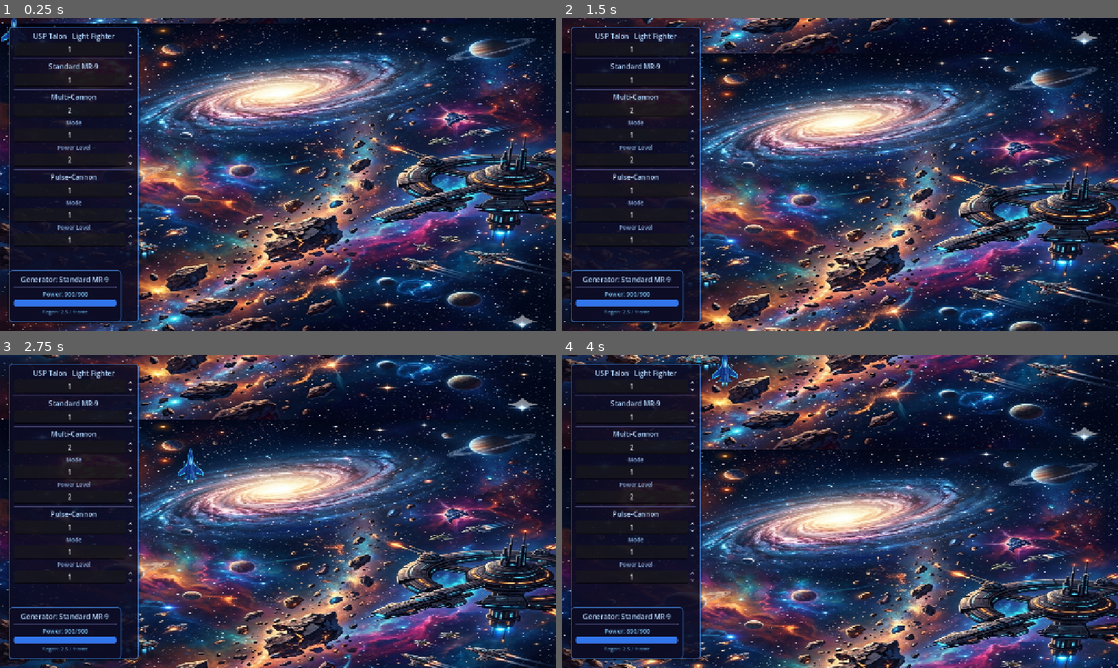
Above: before the commit, frames 1-4 (two rows, left to right).
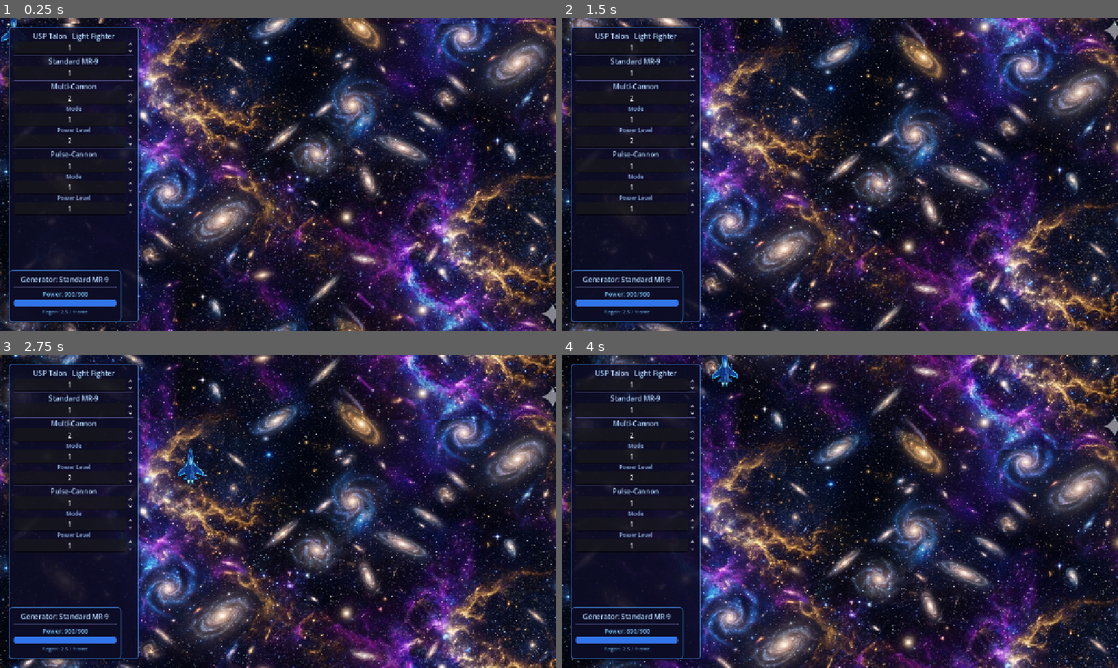
Above: after the commit, the same moments.

Repository: boryspimpek/Galaxid
Game: Godot game, scene res://scenes/world/World.tscn
Two runs of this game, one before a commit and one after it. Both use one fixed random seed, a clock stepped at 60 frames per second and the inputs below.
Inputs:
- Up to frame 1 (0.25 s): no input
- Up to frame 2 (1.5 s): tap Enter (ui_accept) at 0.5, 0.77 s; hold Right (ui_right) 0.53-1.28 s; hold Down (ui_down) from 1.28 s (still down)
- Up to frame 3 (2.75 s): tap Enter (ui_accept) at 1.52 s; release Down (ui_down) at 2.03 s; hold Right (ui_right) from 2.03 s (still down)
- Up to frame 4 (4 s): release Right (ui_right) at 2.78 s; hold Up (ui_up) 2.78-3.53 s; tap Enter (ui_accept) at 3.02, 3.77 s; hold Left (ui_left) from 3.53 s (still down)

The runs differ from the first frame. In frame 1, 64% of the frame differs, in the area x 0-100%, y 0-100%; in frame 2, 64%; in frame 3, 64%; in frame 4, 64%.

Commit message:
background

Diff:
--- a/scenes/ui/PlayerConfigUI.tscn
+++ b/scenes/ui/PlayerConfigUI.tscn
@@ -1,6 +1,6 @@
 [gd_scene format=3 uid="uid://b8vqx4tqi0fke"]
 
-[ext_resource type="Script" path="res://scenes/ui/PlayerConfigUI.gd" id="1_8j8y8" uid="uid://c2f573g2ohek7"]
+[ext_resource type="Script" uid="uid://c2f573g2ohek7" path="res://scenes/ui/PlayerConfigUI.gd" id="1_8j8y8"]
 
 [sub_resource type="StyleBoxFlat" id="StyleBoxFlat_bg"]
 content_margin_left = 12.0
@@ -12,7 +12,7 @@
 border_width_top = 2
 border_width_right = 2
 border_width_bottom = 2
-border_color = Color(0.3, 0.6, 1.0, 0.6)
+border_color = Color(0.3, 0.6, 1, 0.6)
 corner_radius_top_left = 8
 corner_radius_top_right = 8
 corner_radius_bottom_right = 8
@@ -33,7 +33,6 @@
 corner_radius_bottom_left = 4
 
 [node name="PlayerConfigUI" type="Control" unique_id=290511547]
-script = ExtResource("1_8j8y8")
 layout_mode = 3
 anchors_preset = 0
 offset_left = 20.0
@@ -41,6 +40,7 @@
 offset_right = 320.0
 offset_bottom = 700.0
 grow_vertical = 2
+script = ExtResource("1_8j8y8")
 
 [node name="Background" type="PanelContainer" parent="." unique_id=716108404]
 z_index = -1
@@ -54,156 +54,132 @@
 
 [node name="VBoxContainer" type="VBoxContainer" parent="Background" unique_id=849378536]
 layout_mode = 2
-theme_override_constants/separation = 4
+theme_override_constants/separation = 0
 
-[node name="ShipNameLabel" type="Label" parent="Background/VBoxContainer"]
+[node name="ShipNameLabel" type="Label" parent="Background/VBoxContainer" unique_id=334429806]
 layout_mode = 2
+theme_override_colors/font_color = Color(0.7, 0.85, 1, 1)
 theme_override_font_sizes/font_size = 16
-theme_override_colors/font_color = Color(0.7, 0.85, 1.0, 1)
 text = "Unknown Ship"
 horizontal_alignment = 1
 
 [node name="ShipId" type="SpinBox" parent="Background/VBoxContainer" unique_id=1198482493]
 layout_mode = 2
 size_flags_horizontal = 3
-focus_mode = 0
 max_value = 13.0
 value = 1.0
 alignment = 1
-theme_override_font_sizes/font_size = 14
-theme_override_colors/font_color = Color(0.5, 0.8, 1.0, 1)
 
-[node name="HSeparator" type="HSeparator" parent="Background/VBoxContainer"]
+[node name="HSeparator" type="HSeparator" parent="Background/VBoxContainer" unique_id=34426285]
 layout_mode = 2
 theme_override_styles/separator = SubResource("StyleBoxFlat_bar_bg")
 
-[node name="GeneratorNameLabel" type="Label" parent="Background/VBoxContainer"]
+[node name="GeneratorNameLabel" type="Label" parent="Background/VBoxContainer" unique_id=1673560890]
 layout_mode = 2
+theme_override_colors/font_color = Color(0.7, 0.85, 1, 1)
 theme_override_font_sizes/font_size = 16
-theme_override_colors/font_color = Color(0.7, 0.85, 1.0, 1)
 text = "Unknown Generator"
 horizontal_alignment = 1
 
-[node name="GeneratorId" type="SpinBox" parent="Background/VBoxContainer"]
+[node name="GeneratorId" type="SpinBox" parent="Background/VBoxContainer" unique_id=695157391]
 layout_mode = 2
 size_flags_horizontal = 3
-focus_mode = 0
 max_value = 6.0
 value = 1.0
 alignment = 1
-theme_override_font_sizes/font_size = 14
-theme_override_colors/font_color = Color(0.5, 0.8, 1.0, 1)
 
-[node name="HSeparator2" type="HSeparator" parent="Background/VBoxContainer"]
+[node name="HSeparator2" type="HSeparator" parent="Background/VBoxContainer" unique_id=1630706901]
 layout_mode = 2
 theme_override_styles/separator = SubResource("StyleBoxFlat_bar_bg")
 
-[node name="FrontWeaponNameLabel" type="Label" parent="Background/VBoxContainer"]
+[node name="FrontWeaponNameLabel" type="Label" parent="Background/VBoxContainer" unique_id=973819030]
 layout_mode = 2
+theme_override_colors/font_color = Color(0.7, 0.85, 1, 1)
 theme_override_font_sizes/font_size = 16
-theme_override_colors/font_color = Color(0.7, 0.85, 1.0, 1)
 text = "Unknown Weapon"
 horizontal_alignment = 1
 
 [node name="FrontWeaponIndex" type="SpinBox" parent="Background/VBoxContainer" unique_id=2032106987]
 layout_mode = 2
 size_flags_horizontal = 3
-focus_mode = 0
 max_value = 42.0
 value = 2.0
 alignment = 1
-theme_override_font_sizes/font_size = 14
-theme_override_colors/font_color = Color(0.5, 0.8, 1.0, 1)
 
 [node name="FrontWeaponModeLabel" type="Label" parent="Background/VBoxContainer" unique_id=1383835779]
 layout_mode = 2
+theme_override_colors/font_color = Color(0.6, 0.75, 0.95, 0.9)
 theme_override_font_sizes/font_size = 13
-theme_override_colors/font_color = Color(0.6, 0.75, 0.95, 0.9)
 text = "Mode"
 horizontal_alignment = 1
 
 [node name="FrontWeaponMode" type="SpinBox" parent="Background/VBoxContainer" unique_id=468586884]
 layout_mode = 2
 size_flags_horizontal = 3
-focus_mode = 0
 min_value = 1.0
 max_value = 2.0
 value = 1.0
 alignment = 1
-theme_override_font_sizes/font_size = 14
-theme_override_colors/font_color = Color(0.5, 0.8, 1.0, 1)
 
 [node name="FrontPowerLevelLabel" type="Label" parent="Background/VBoxContainer" unique_id=1924855925]
 layout_mode = 2
+theme_override_colors/font_color = Color(0.6, 0.75, 0.95, 0.9)
 theme_override_font_sizes/font_size = 13
-theme_override_colors/font_color = Color(0.6, 0.75, 0.95, 0.9)
 text = "Power Level"
 horizontal_alignment = 1
 
 [node name="FrontPowerLevel" type="SpinBox" parent="Background/VBoxContainer" unique_id=1533827478]
 layout_mode = 2
 size_flags_horizontal = 3
-focus_mode = 0
 min_value = 1.0
 max_value = 11.0
 value = 2.0
 alignment = 1
-theme_override_font_sizes/font_size = 14
-theme_override_colors/font_color = Color(0.5, 0.8, 1.0, 1)
 
-[node name="HSeparator3" type="HSeparator" parent="Background/VBoxContainer"]
+[node name="HSeparator3" type="HSeparator" parent="Background/VBoxContainer" unique_id=1717232687]
 layout_mode = 2
 theme_override_styles/separator = SubResource("StyleBoxFlat_bar_bg")
 
-[node name="RearWeaponNameLabel" type="Label" parent="Background/VBoxContainer"]
+[node name="RearWeaponNameLabel" type="Label" parent="Background/VBoxContainer" unique_id=902445415]
 layout_mode = 2
+theme_override_colors/font_color = Color(0.7, 0.85, 1, 1)
 theme_override_font_sizes/font_size = 16
-theme_override_colors/font_color = Color(0.7, 0.85, 1.0, 1)
 text = "Unknown Weapon"
 horizontal_alignment = 1
 
 [node name="RearWeaponIndex" type="SpinBox" parent="Background/VBoxContainer" unique_id=1817939380]
 layout_mode = 2
 size_flags_horizontal = 3
-focus_mode = 0
 max_value = 42.0
 value = 1.0
 alignment = 1
-theme_override_font_sizes/font_size = 14
-theme_override_colors/font_color = Color(0.5, 0.8, 1.0, 1)
 
 [node name="RearWeaponModeLabel" type="Label" parent="Background/VBoxContainer" unique_id=2135259716]
 layout_mode = 2
+theme_override_colors/font_color = Color(0.6, 0.75, 0.95, 0.9)
 theme_override_font_sizes/font_size = 13
-theme_override_colors/font_color = Color(0.6, 0.75, 0.95, 0.9)
 text = "Mode"
 horizontal_alignment = 1
 
 [node name="RearWeaponMode" type="SpinBox" parent="Background/VBoxContainer" unique_id=2064037031]
 layout_mode = 2
 size_flags_horizontal = 3
-focus_mode = 0
 min_value = 1.0
 max_value = 2.0
 value = 1.0
 alignment = 1
-theme_override_font_sizes/font_size = 14
-theme_override_colors/font_color = Color(0.5, 0.8, 1.0, 1)
 
 [node name="RearPowerLevelLabel" type="Label" parent="Background/VBoxContainer" unique_id=563343569]
 layout_mode = 2
+theme_override_colors/font_color = Color(0.6, 0.75, 0.95, 0.9)
 theme_override_font_sizes/font_size = 13
-theme_override_colors/font_color = Color(0.6, 0.75, 0.95, 0.9)
 text = "Power Level"
 horizontal_alignment = 1
 
 [node name="RearPowerLevel" type="SpinBox" parent="Background/VBoxContainer" unique_id=1457461733]
 layout_mode = 2
 size_flags_horizontal = 3
-focus_mode = 0
 min_value = 1.0
 max_value = 11.0
 value = 1.0
 alignment = 1
-theme_override_font_sizes/font_size = 14
-theme_override_colors/font_color = Color(0.5, 0.8, 1.0, 1)
Binary file changed: assets/background.png
